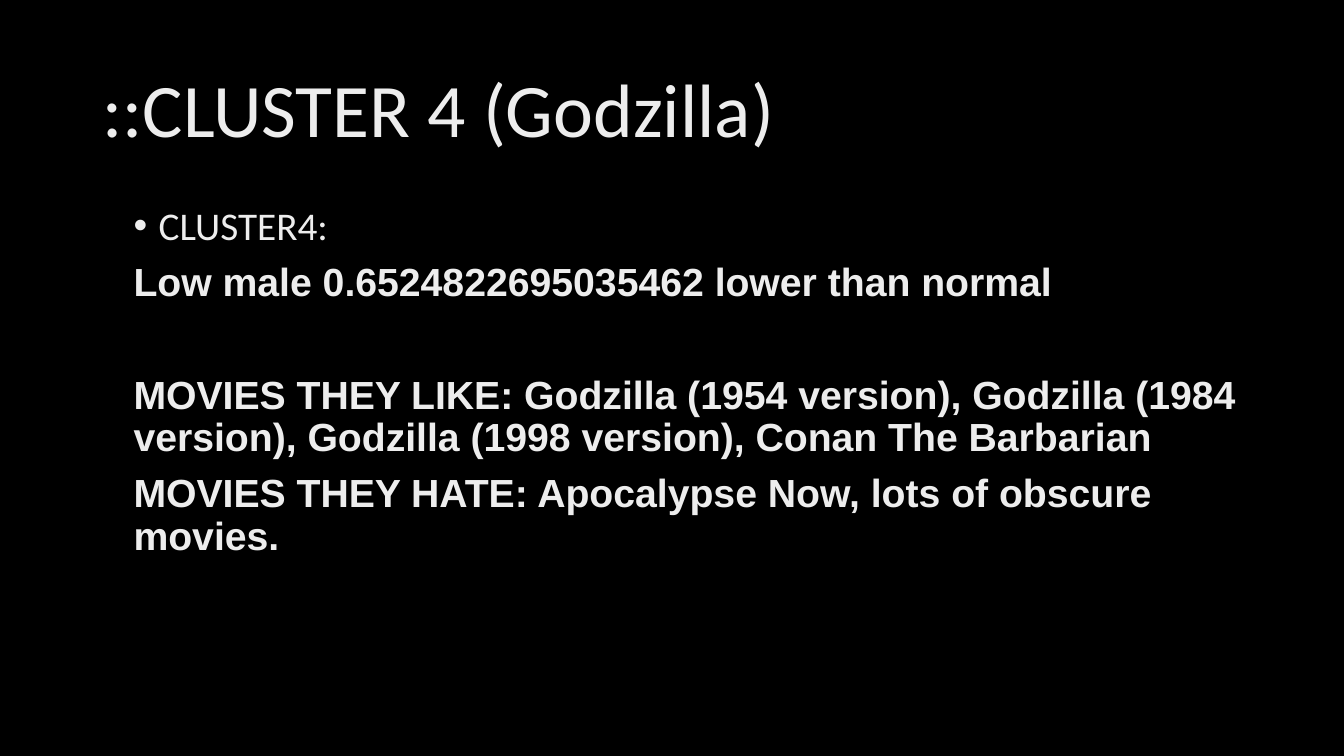
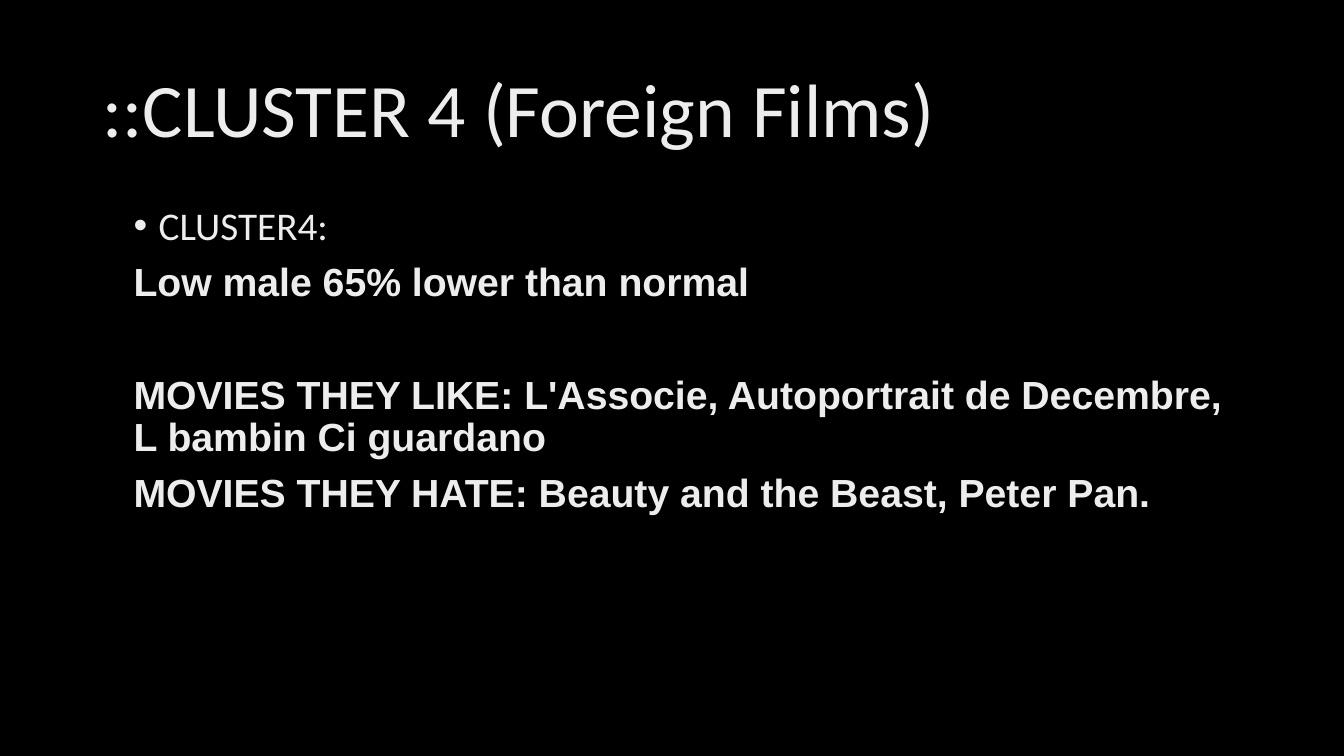
Before and after one commit to ahmed-k/CS757FinalProject, a slide deck: slide 15 of documentation/CS757 - Final Project Presentation.pptx. Drawn at 1344x756 pixels with LibreOffice and Linux fonts; fonts in the diff are those of the drawing; background and template pictures are left out. Boxes give left, top, right and bottom in pixels: in the first picture for what was removed or moved away, otherwise in the second. Text is boxed around its words. In the diff, an @@ line names an element or a change of style, - is before the commit and + after.

```diff
--- a/documentation/CS757 - Final Project Presentation.pptx
+++ b/documentation/CS757 - Final Project Presentation.pptx
@@ title at (x1=102, y1=82, x2=934, y2=150): text changed @@
-::CLUSTER 4 (Godzilla)
+::CLUSTER 4 (Foreign Films)
@@ text at (x1=134, y1=267, x2=1221, y2=515): text changed @@
-Low male 0.6524822695035462 lower than normal
-MOVIES THEY LIKE: Godzilla (1954 version), Godzilla (1984 version), Godzilla (1998 version), Conan The Barbarian
-MOVIES THEY HATE: Apocalypse Now, lots of obscure movies.
+Low male 65% lower than normal
+MOVIES THEY LIKE: L'Associe, Autoportrait de Decembre, L bambin Ci guardano
+MOVIES THEY HATE: Beauty and the Beast, Peter Pan.
```
Also in this commit, not shown: 14 other slides changed, 2 slides added, 1 other file.
